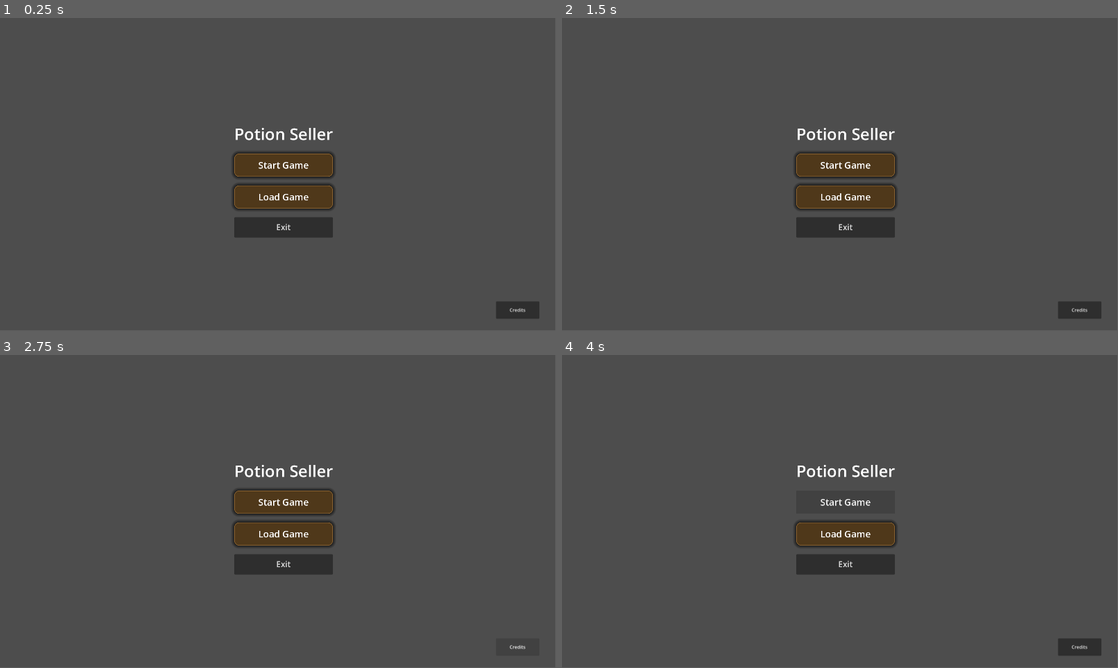
Above: before the commit, frames 1-4 (two rows, left to right).
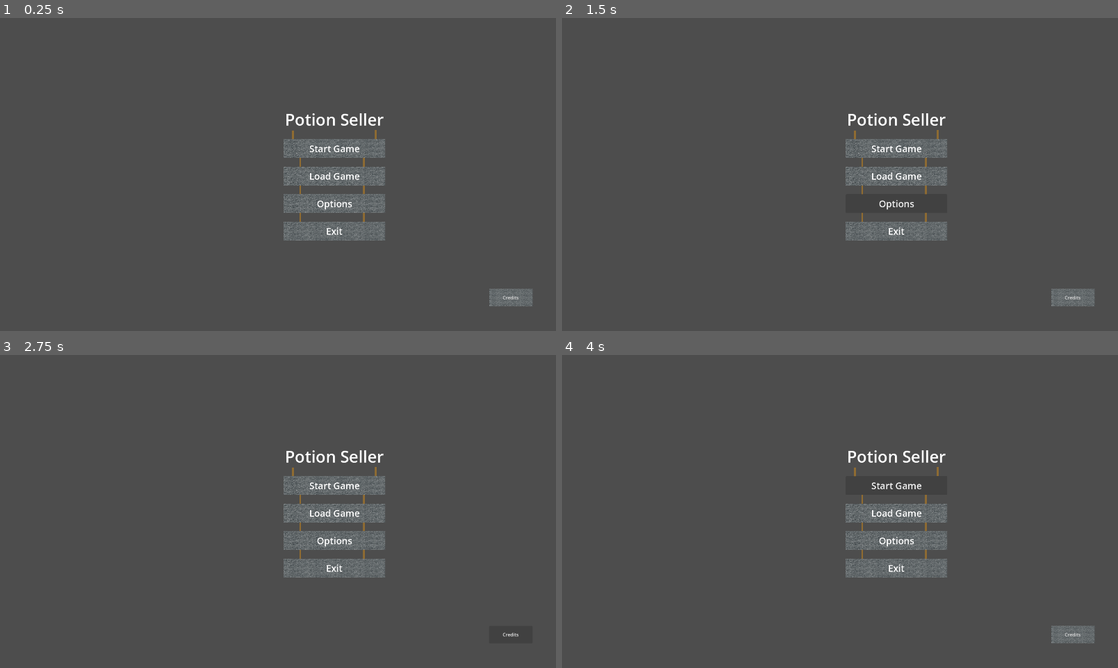
Above: after the commit, the same moments.

Repository: SuperNar3k/GameName-Game-Jam-2026
Game: Godot game, scene res://Scenes/main.tscn
Two runs of this game, one before a commit and one after it. Both use one fixed random seed, a clock stepped at 60 frames per second and the inputs below.
Inputs (mouse positions are in pixels of both pictures, inside the frame that each line leads up to):
- Up to frame 1 (0.25 s): no input
- Up to frame 2 (1.5 s): click "Load Game" at 0.5 s; click (895, 202) at 1.25 s, where only the run after the commit has a clickable "Options"
- Up to frame 3 (2.75 s): click "Credits" at 2 s
- Up to frame 4 (4 s): click "Start Game" at 2.75 s; click "Start Game" at 3.5 s
In our replay, the window is 799x449 before the commit and 800x450 after it. These sizes can differ from the game's own. Grey fills any space a smaller window leaves; there, only what the larger window draws over its background counts as a difference.

The runs differ from the first frame. In frame 1, 7.6% of the frame differs, in the area x 41-97%, y 30-96%; in frame 2, 7.1%; in frame 3, 7.0%; in frame 4, 5.9%.

Commit message:
Changes made to UI to look more like concept art (rough) (#35)
Co-authored-by: Luis-Pelayo-314 <96219750+Luis-Pelayo-314@users.noreply.github.com>

Diff:
--- /dev/null
+++ b/gngj/Scenes/MainMenu.gd
@@ -0,0 +1,34 @@
+extends Control
+
+@onready var start_button: Button = $CenterContainer/VBoxContainer/StartButton     # change paths to match your scene
+@onready var load_button: Button = $CenterContainer/VBoxContainer/LoadButton
+@onready var options_button: Button = $CenterContainer/VBoxContainer/OptionsButton
+@onready var credits_button: Button = $CenterContainer2/CreditsButton
+@onready var exit_button: Button = $CenterContainer/VBoxContainer/ExitButton
+
+func _ready() -> void:
+	# Connect each button and pass a unique string so we know which one was pressed
+	start_button.pressed.connect(_on_menu_button_pressed.bind("start"))
+	load_button.pressed.connect(_on_menu_button_pressed.bind("load"))
+	options_button.pressed.connect(_on_menu_button_pressed.bind("options"))
+	credits_button.pressed.connect(_on_menu_button_pressed.bind("credits"))
+	exit_button.pressed.connect(_on_menu_button_pressed.bind("exit"))
+
+
+func _on_menu_button_pressed(button_name: String) -> void:
+	match button_name:
+		"start":
+			print("Starting the game...")
+			get_tree().change_scene_to_file("res://game_scene.tscn")   # ← change to your actual game scene path
+		"load":
+			print("Opening load menu...")
+			# get_tree().change_scene_to_file("res://options_menu.tscn")  or show a popup
+		"options":
+			print("Opening options menu...")
+			# get_tree().change_scene_to_file("res://options_menu.tscn")  or show a popup
+		"credits":
+			print("Showing credits...")
+			# get_tree().change_scene_to_file("res://credits.tscn") or show a panel
+		"exit":
+			print("Exiting the game...")
+			get_tree().quit()
--- /dev/null
+++ b/gngj/Scenes/Options.tscn
@@ -0,0 +1,144 @@
+[gd_scene format=3 uid="uid://dftvnlc0al120"]
+
+[ext_resource type="Script" path="res://Scenes/options.gd" id="1_qqnya"]
+
+[node name="Options" type="Control" unique_id=953978234]
+layout_mode = 3
+anchors_preset = 15
+anchor_right = 1.0
+anchor_bottom = 1.0
+grow_horizontal = 2
+grow_vertical = 2
+script = ExtResource("1_qqnya")
+
+[node name="TabContainer" type="TabContainer" parent="." unique_id=501582258]
+layout_mode = 1
+anchors_preset = 15
+anchor_right = 1.0
+anchor_bottom = 1.0
+grow_horizontal = 2
+grow_vertical = 2
+current_tab = 0
+
+[node name="Sound" type="Control" parent="TabContainer" unique_id=284803208]
+layout_mode = 2
+metadata/_tab_index = 0
+
+[node name="MasterVolumeSlider" type="HSlider" parent="TabContainer/Sound" unique_id=1534316843]
+layout_mode = 0
+offset_left = 8.0
+offset_top = 48.0
+offset_right = 383.0
+offset_bottom = 64.0
+max_value = 1.0
+step = 0.01
+
+[node name="Label2" type="Label" parent="TabContainer/Sound/MasterVolumeSlider" unique_id=760731840]
+layout_mode = 0
+offset_left = 2.0
+offset_top = -26.0
+offset_right = 120.0
+offset_bottom = -3.0
+text = "Master Volume"
+
+[node name="Label" type="Label" parent="TabContainer/Sound/MasterVolumeSlider" unique_id=1280005323]
+layout_mode = 0
+offset_left = 382.0
+offset_top = -3.0
+offset_right = 423.0
+offset_bottom = 20.0
+
+[node name="CheckBox" type="CheckBox" parent="TabContainer/Sound/MasterVolumeSlider" unique_id=1577875153]
+layout_mode = 0
+offset_left = -4.0
+offset_top = 23.0
+offset_right = 65.0
+offset_bottom = 54.0
+text = "Mute"
+
+[node name="MusicVolumeSlider2" type="HSlider" parent="TabContainer/Sound" unique_id=164630622]
+layout_mode = 0
+offset_left = 8.0
+offset_top = 131.0
+offset_right = 383.0
+offset_bottom = 147.0
+max_value = 1.0
+step = 0.01
+
+[node name="Label2" type="Label" parent="TabContainer/Sound/MusicVolumeSlider2" unique_id=1339506358]
+layout_mode = 0
+offset_left = 2.0
+offset_top = -26.0
+offset_right = 120.0
+offset_bottom = -3.0
+text = "Music Volume"
+
+[node name="Label" type="Label" parent="TabContainer/Sound/MusicVolumeSlider2" unique_id=981773510]
+layout_mode = 0
+offset_left = 382.0
+offset_top = -3.0
+offset_right = 423.0
+offset_bottom = 20.0
+
+[node name="CheckBox" type="CheckBox" parent="TabContainer/Sound/MusicVolumeSlider2" unique_id=1061323178]
+layout_mode = 0
+offset_left = -4.0
+offset_top = 23.0
+offset_right = 65.0
+offset_bottom = 54.0
+text = "Mute"
+
+[node name="SFXVolumeSlider3" type="HSlider" parent="TabContainer/Sound" unique_id=1403234561]
+layout_mode = 0
+offset_left = 8.0
+offset_top = 217.0
+offset_right = 383.0
+offset_bottom = 233.0
+max_value = 1.0
+step = 0.01
+
+[node name="Label2" type="Label" parent="TabContainer/Sound/SFXVolumeSlider3" unique_id=1508164745]
+layout_mode = 0
+offset_left = 2.0
+offset_top = -26.0
+offset_right = 120.0
+offset_bottom = -3.0
+text = "SFXVolume"
+
+[node name="Label" type="Label" parent="TabContainer/Sound/SFXVolumeSlider3" unique_id=590274517]
+layout_mode = 0
+offset_left = 382.0
+offset_top = -3.0
+offset_right = 423.0
+offset_bottom = 20.0
+
+[node name="CheckBox" type="CheckBox" parent="TabContainer/Sound/SFXVolumeSlider3" unique_id=1554386085]
+layout_mode = 0
+offset_left = -4.0
+offset_top = 23.0
+offset_right = 65.0
+offset_bottom = 54.0
+text = "Mute"
+
+[node name="Display" type="Control" parent="TabContainer" unique_id=1858137335]
+visible = false
+layout_mode = 2
+metadata/_tab_index = 1
+
+[node name="Resolutions" type="OptionButton" parent="TabContainer/Display" unique_id=262572108]
+layout_mode = 0
+offset_right = 32.0
+offset_bottom = 20.0
+selected = 0
+item_count = 3
+popup/item_0/text = "1920 x 1080"
+popup/item_0/id = 2
+popup/item_1/text = "1600 x 900"
+popup/item_1/id = 1
+popup/item_2/text = "1280 x 720"
+popup/item_2/id = 0
+
+[connection signal="value_changed" from="TabContainer/Sound/MasterVolumeSlider" to="." method="_on_master_value_changed"]
+[connection signal="value_changed" from="TabContainer/Sound/MusicVolumeSlider2" to="." method="_on_master_value_changed"]
+[connection signal="value_changed" from="TabContainer/Sound/SFXVolumeSlider3" to="." method="_on_master_value_changed"]
+[connection signal="item_selected" from="TabContainer/Display/Resolutions" to="." method="_on_resolutions_item_selected"]
--- a/gngj/Scenes/ui.tscn
+++ b/gngj/Scenes/ui.tscn
@@ -1,17 +1,13 @@
 [gd_scene format=3 uid="uid://5p73ychobdgw"]
 
-[sub_resource type="StyleBoxFlat" id="StyleBoxFlat_wviqb"]
-bg_color = Color(0.30905545, 0.21911901, 0.10415764, 1)
-border_width_left = 2
-border_width_top = 2
-border_width_right = 2
-border_width_bottom = 2
-border_color = Color(0.55558795, 0.3960532, 0.1916596, 1)
-corner_radius_top_left = 16
-corner_radius_top_right = 16
-corner_radius_bottom_right = 16
-corner_radius_bottom_left = 16
-shadow_size = 12
+[ext_resource type="Texture2D" uid="uid://d2rxlf0h386l0" path="res://static stone texture.png" id="2_nf4gj"]
+[ext_resource type="Script" uid="uid://cpubh6amks5vo" path="res://Scenes/MainMenu.gd" id="2_q7pk6"]
+
+[sub_resource type="StyleBoxTexture" id="StyleBoxTexture_2246s"]
+texture = ExtResource("2_nf4gj")
+
+[sub_resource type="StyleBoxTexture" id="StyleBoxTexture_jxero"]
+texture = ExtResource("2_nf4gj")
 
 [node name="ui" type="Control" unique_id=1513356]
 layout_mode = 3
@@ -23,73 +19,128 @@
 grow_horizontal = 2
 grow_vertical = 2
 
-[node name="MainMenu" type="Control" parent="." unique_id=1354610217]
+[node name="MainMenu" type="Control" parent="." unique_id=475077163]
 anchors_preset = 0
 offset_right = 40.0
 offset_bottom = 40.0
+script = ExtResource("2_q7pk6")
 
-[node name="CenterContainer" type="CenterContainer" parent="MainMenu" unique_id=467546987]
+[node name="CenterContainer" type="CenterContainer" parent="MainMenu" unique_id=968761228]
 layout_mode = 1
-anchors_preset = 8
-anchor_left = 0.5
+anchors_preset = 4
 anchor_top = 0.5
-anchor_right = 0.5
 anchor_bottom = 0.5
-offset_left = -170.5
-offset_top = -143.5
-offset_right = 170.5
-offset_bottom = 143.5
-grow_horizontal = 2
+offset_left = 20.0
+offset_top = -560.0
+offset_right = 368.0
+offset_bottom = 520.0
 grow_vertical = 2
 
-[node name="VBoxContainer" type="VBoxContainer" parent="MainMenu/CenterContainer" unique_id=1223087419]
+[node name="VBoxContainer" type="VBoxContainer" parent="MainMenu/CenterContainer" unique_id=1119697710]
+custom_minimum_size = Vector2(0, 1080)
 layout_mode = 2
 theme_override_constants/separation = 30
 alignment = 1
 
-[node name="Label" type="Label" parent="MainMenu/CenterContainer/VBoxContainer" unique_id=944178882]
+[node name="Label" type="Label" parent="MainMenu/CenterContainer/VBoxContainer" unique_id=1285490688]
 layout_mode = 2
 size_flags_horizontal = 4
 theme_override_font_sizes/font_size = 56
 text = "Potion Seller"
 
-[node name="Button (StartButton)" type="Button" parent="MainMenu/CenterContainer/VBoxContainer" unique_id=1220384778]
-custom_minimum_size = Vector2(300, 80)
+[node name="Line2D" type="Line2D" parent="MainMenu/CenterContainer/VBoxContainer/Label" unique_id=1396290856]
+position = Vector2(-29, 12)
+points = PackedVector2Array(57, 65.5, 57, 96.5)
+width = 6.0
+default_color = Color(0.5657945, 0.4222468, 0.19625476, 1)
+
+[node name="Line2D2" type="Line2D" parent="MainMenu/CenterContainer/VBoxContainer/Label" unique_id=1023674476]
+position = Vector2(256, 10)
+points = PackedVector2Array(57, 65.5, 57, 96.5)
+width = 6.0
+default_color = Color(0.5647059, 0.42352942, 0.19607843, 1)
+
+[node name="StartButton" type="Button" parent="MainMenu/CenterContainer/VBoxContainer" unique_id=1836054118]
+custom_minimum_size = Vector2(350, 65)
 layout_mode = 2
+size_flags_stretch_ratio = 0.0
 theme_override_colors/font_color = Color(1, 1, 1, 1)
 theme_override_font_sizes/font_size = 32
-theme_override_styles/normal = SubResource("StyleBoxFlat_wviqb")
+theme_override_styles/normal = SubResource("StyleBoxTexture_2246s")
 text = "Start Game"
 
-[node name="Button (Load Game)" type="Button" parent="MainMenu/CenterContainer/VBoxContainer" unique_id=718331908]
-custom_minimum_size = Vector2(300, 80)
+[node name="Line2D" type="Line2D" parent="MainMenu/CenterContainer/VBoxContainer/StartButton" unique_id=1754875438]
+position = Vector2(0, -1)
+points = PackedVector2Array(57, 65.5, 57, 96.5)
+width = 6.0
+default_color = Color(0.5657945, 0.4222468, 0.19625476, 1)
+
+[node name="Line2D2" type="Line2D" parent="MainMenu/CenterContainer/VBoxContainer/StartButton" unique_id=2034592736]
+position = Vector2(220, -0.5)
+points = PackedVector2Array(57, 65.5, 57, 96.5)
+width = 6.0
+default_color = Color(0.5647059, 0.42352942, 0.19607843, 1)
+
+[node name="LoadButton" type="Button" parent="MainMenu/CenterContainer/VBoxContainer" unique_id=10126079]
+custom_minimum_size = Vector2(350, 65)
 layout_mode = 2
+size_flags_stretch_ratio = 0.0
 theme_override_colors/font_color = Color(1, 1, 1, 1)
 theme_override_font_sizes/font_size = 32
-theme_override_styles/normal = SubResource("StyleBoxFlat_wviqb")
+theme_override_styles/normal = SubResource("StyleBoxTexture_2246s")
 text = "Load Game"
 
-[node name="Button (ExitButton)" type="Button" parent="MainMenu/CenterContainer/VBoxContainer" unique_id=355370363]
-custom_minimum_size = Vector2(280, 70)
+[node name="Line2D" type="Line2D" parent="MainMenu/CenterContainer/VBoxContainer/LoadButton" unique_id=296993922]
+position = Vector2(0, -1)
+points = PackedVector2Array(57, 65.5, 57, 96.5)
+width = 6.0
+default_color = Color(0.5647059, 0.42352942, 0.19607843, 1)
+
+[node name="Line2D2" type="Line2D" parent="MainMenu/CenterContainer/VBoxContainer/LoadButton" unique_id=2104710165]
+position = Vector2(220, -0.5)
+points = PackedVector2Array(57, 65.5, 57, 96.5)
+width = 6.0
+default_color = Color(0.5647059, 0.42352942, 0.19607843, 1)
+
+[node name="OptionsButton" type="Button" parent="MainMenu/CenterContainer/VBoxContainer" unique_id=1567556011]
+custom_minimum_size = Vector2(350, 65)
 layout_mode = 2
-theme_override_font_sizes/font_size = 28
+size_flags_stretch_ratio = 0.0
+theme_override_colors/font_color = Color(1, 1, 1, 1)
+theme_override_font_sizes/font_size = 32
+theme_override_styles/normal = SubResource("StyleBoxTexture_2246s")
+text = "Options"
+
+[node name="Line2D" type="Line2D" parent="MainMenu/CenterContainer/VBoxContainer/OptionsButton" unique_id=31945927]
+position = Vector2(0, -1)
+points = PackedVector2Array(57, 65.5, 57, 96.5)
+width = 6.0
+default_color = Color(0.5647059, 0.42352942, 0.19607843, 1)
+
+[node name="Line2D2" type="Line2D" parent="MainMenu/CenterContainer/VBoxContainer/OptionsButton" unique_id=730715106]
+position = Vector2(220, -0.5)
+points = PackedVector2Array(57, 65.5, 57, 96.5)
+width = 6.0
+default_color = Color(0.5647059, 0.42352942, 0.19607843, 1)
+
+[node name="ExitButton" type="Button" parent="MainMenu/CenterContainer/VBoxContainer" unique_id=770358189]
+custom_minimum_size = Vector2(350, 65)
+layout_mode = 2
+size_flags_stretch_ratio = 0.0
+theme_override_colors/font_color = Color(1, 1, 1, 1)
+theme_override_font_sizes/font_size = 32
+theme_override_styles/normal = SubResource("StyleBoxTexture_2246s")
 text = "Exit"
 
-[node name="CenterContainer2" type="CenterContainer" parent="MainMenu" unique_id=811079465]
-layout_mode = 1
-anchors_preset = -1
-anchor_left = 1.0
-anchor_top = 1.0
-anchor_right = 1.0
-anchor_bottom = 1.0
-offset_left = 50.0
-offset_top = -40.0
-offset_right = 1530.0
-offset_bottom = 900.0
-grow_horizontal = 0
-grow_vertical = 0
+[node name="CenterContainer2" type="CenterContainer" parent="MainMenu" unique_id=1876333977]
+layout_mode = 0
+offset_left = 645.7886
+offset_top = 308.0664
+offset_right = 963.0
+offset_bottom = 543.0
 
-[node name="Button" type="Button" parent="MainMenu/CenterContainer2" unique_id=296188561]
+[node name="CreditsButton" type="Button" parent="MainMenu/CenterContainer2" unique_id=2000158525]
 custom_minimum_size = Vector2(150, 60)
 layout_mode = 2
+theme_override_styles/normal = SubResource("StyleBoxTexture_jxero")
 text = "Credits"
--- a/gngj/project.godot
+++ b/gngj/project.godot
@@ -1,24 +1,23 @@
-; Engine configuration file.
-; It's best edited using the editor UI and not directly,
-; since the parameters that go here are not all obvious.
-;
-; Format:
-;   [section] ; section goes between []
-;   param=value ; assign values to parameters
-
 config_version=5
 
 [application]
 
 config/name="GNGJ"
 run/main_scene="uid://bplgqa3i45unb"
+config/auto_accept_quit=false
 config/features=PackedStringArray("4.6", "GL Compatibility")
-config/icon="res://assets/icon.svg"
+config/icon="uid://dl6aw6dcxjbq8"
+
+[autoload]
+
+SettingsManager="*uid://dvay4lmhnucxm"
 
 [display]
 
 window/size/viewport_width=1920
 window/size/viewport_height=1080
+window/subwindows/embed_subwindows=false
+window/stretch/mode="viewport"
 
 [physics]
 
Binary file added: gngj/Main Menu.jpg
Not shown, added: gngj/Main Menu.jpg.import
Not shown, added: gngj/Scenes/MainMenu.gd.uid
Binary file added: gngj/static stone texture.png
Not shown, added: gngj/static stone texture.png.import
